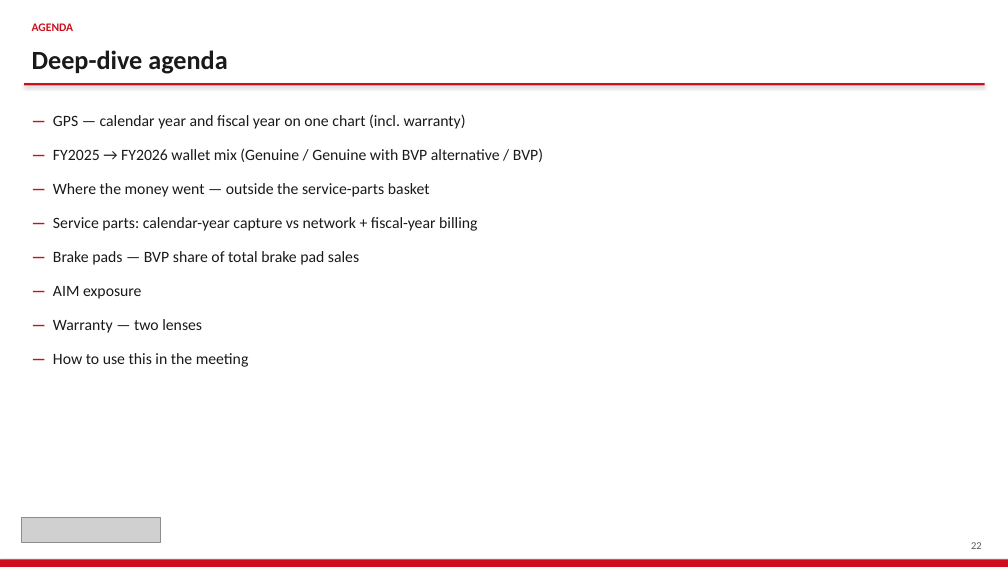
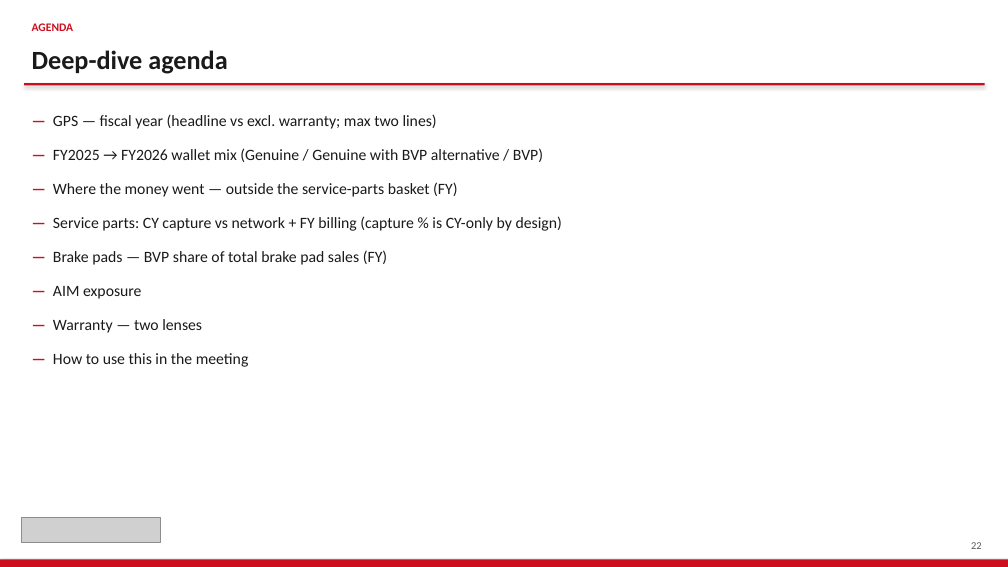
Before and after one commit to jeromio1987/ISZE, a slide deck: slide 22 of 09_meetings/UMI_Sales_Review_2026/ISZE_UMI_Sales_Review_FY2027.pptx. Drawn at 1008x567 pixels with LibreOffice and Linux fonts; fonts in the diff are those of the drawing; grey boxes stand for pictures. Boxes give left, top, right and bottom in pixels: in the first picture for what was removed or moved away, otherwise in the second. Text is boxed around its words. In the diff, an @@ line names an element or a change of style, - is before the commit and + after.

```diff
--- a/09_meetings/UMI_Sales_Review_2026/ISZE_UMI_Sales_Review_FY2027.pptx
+++ b/09_meetings/UMI_Sales_Review_2026/ISZE_UMI_Sales_Review_FY2027.pptx
@@ text at [53, 114, 437, 129]: text changed @@
-— GPS — calendar year and fiscal year on one chart (incl. warranty)
+— GPS — fiscal year (headline vs excl. warranty; max two lines)
@@ text at [53, 182, 562, 265]: text changed @@
-— Where the money went — outside the service-parts basket
-— Service parts: calendar-year capture vs network + fiscal-year billing
-— Brake pads — BVP share of total brake pad sales
+— Where the money went — outside the service-parts basket (FY)
+— Service parts: CY capture vs network + FY billing (capture % is CY-only by design)
+— Brake pads — BVP share of total brake pad sales (FY)
```
Also in this commit, not shown: 4 other slides changed, 9 other files.
